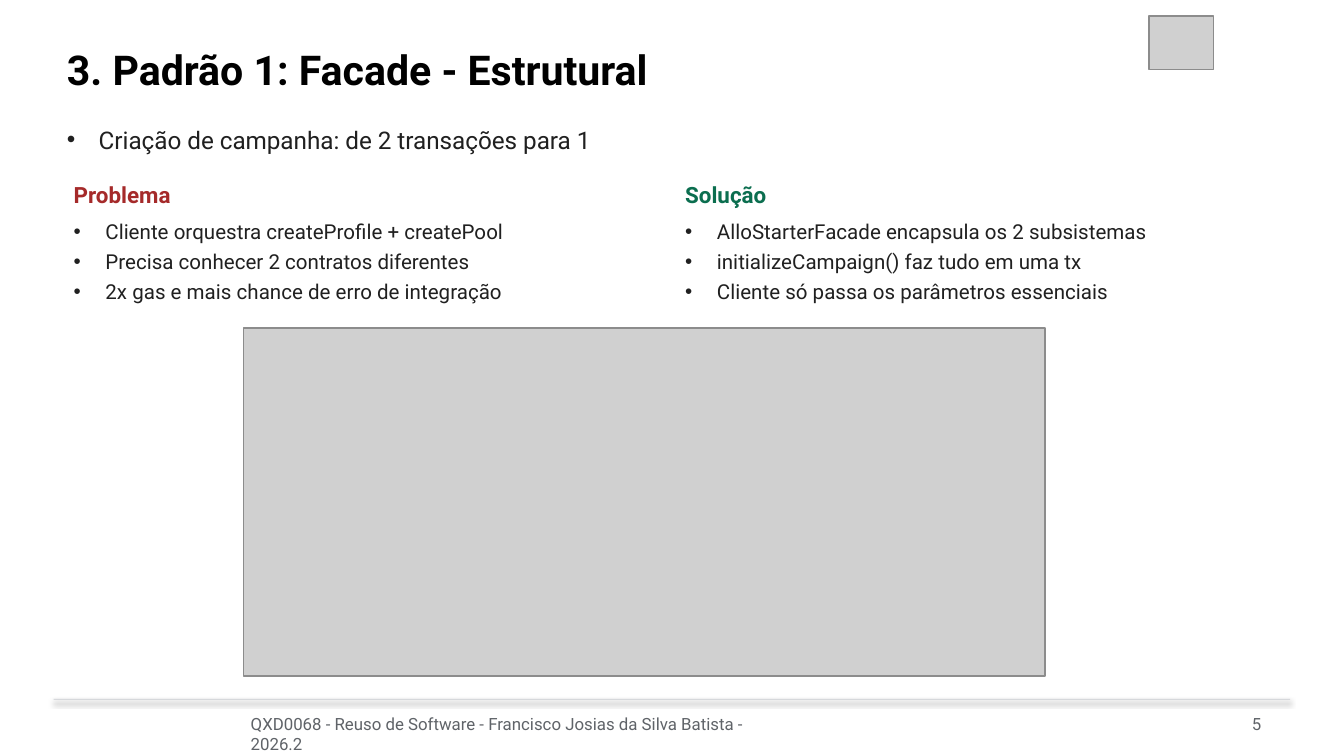
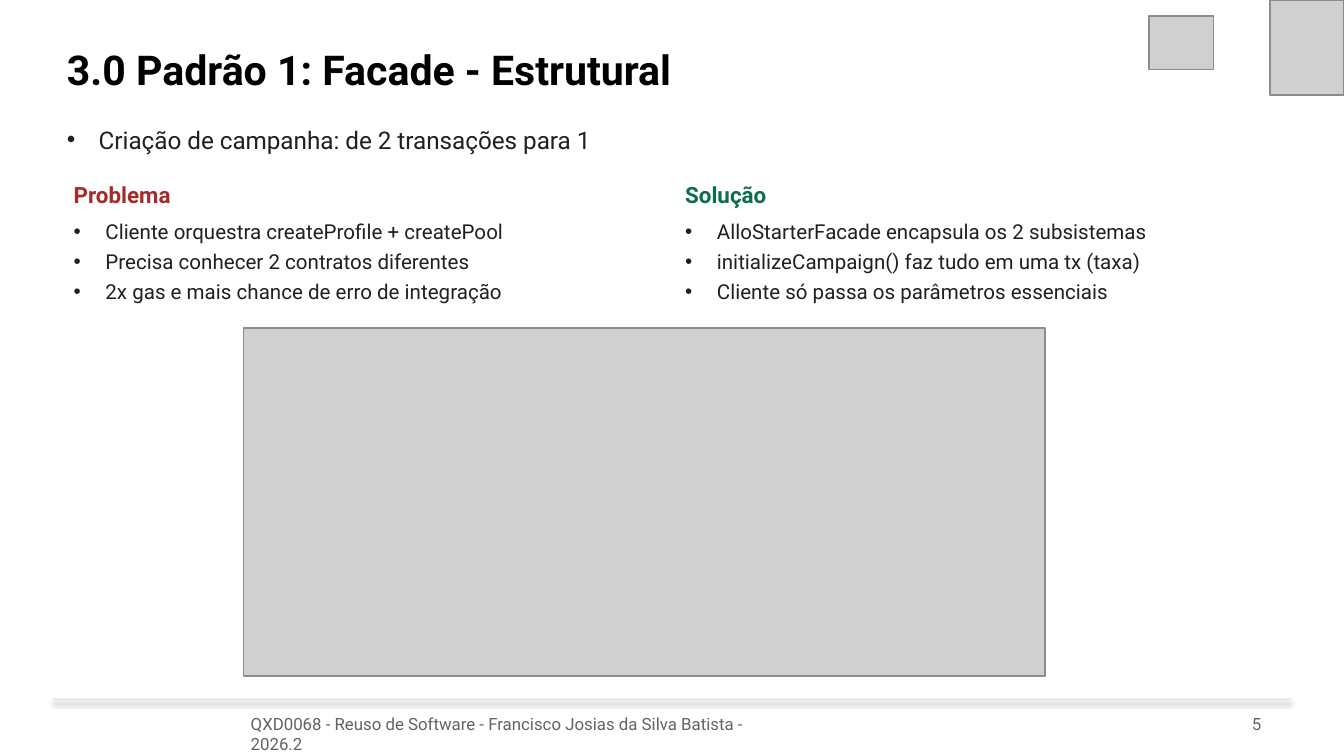
Before and after one commit to josiasdev/esufcqx, a slide deck: slide 5 of 10-semestre/reuso-software/Aula-18 - 14-10 - Apresentacao - do - trabalho 1 - refatoracao com padroes de projeto em sistema legado/Apresentacao_Allo_Protocol.pptx. Drawn at 1344x756 pixels with LibreOffice and Linux fonts; fonts in the diff are those of the drawing; grey boxes stand for pictures. Boxes give left, top, right and bottom in pixels: in the first picture for what was removed or moved away, otherwise in the second. Text is boxed around its words. In the diff, an @@ line names an element or a change of style, - is before the commit and + after.

```diff
--- a/10-semestre/reuso-software/Aula-18 - 14-10 - Apresentacao - do - trabalho 1 - refatoracao com padroes de projeto em sistema legado/Apresentacao_Allo_Protocol.pptx
+++ b/10-semestre/reuso-software/Aula-18 - 14-10 - Apresentacao - do - trabalho 1 - refatoracao com padroes de projeto em sistema legado/Apresentacao_Allo_Protocol.pptx
@@ picture added at (x1=1270, y1=0, x2=1344, y2=95) @@
@@ text at (x1=67, y1=54, x2=671, y2=86): text changed @@
-3. Padrão 1: Facade - Estrutural
+3.0 Padrão 1: Facade - Estrutural
@@ text at (x1=717, y1=253, x2=1139, y2=274): text changed @@
-• initializeCampaign() faz tudo em uma tx
+• initializeCampaign() faz tudo em uma tx (taxa)
```
Also in this commit, not shown: 11 other slides changed, 8 slides added, 30 other files.
